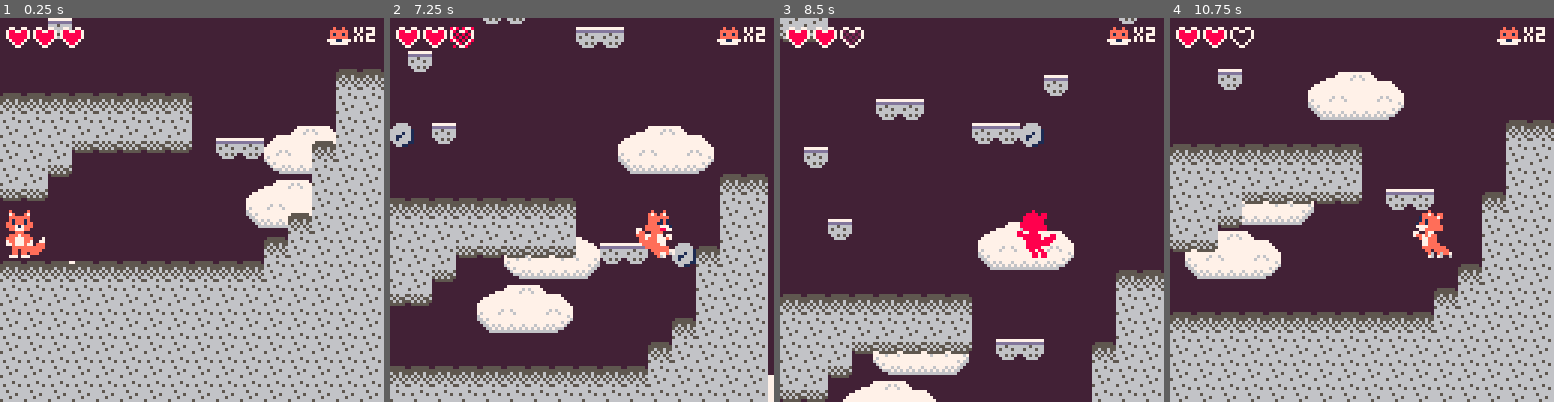
Above: before the commit, frames 1-4 (left to right).
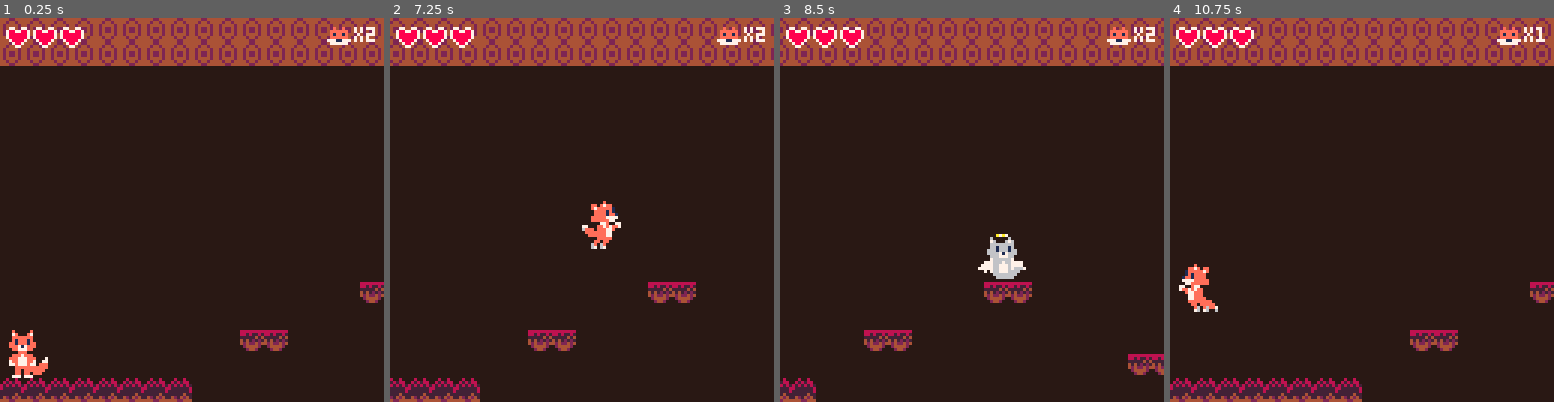
Above: after the commit, the same moments.

Repository: cervantvfr/tatras-pico-8
Game: PICO-8 cartridge tatras-pico-8.p8
Same seed, same stepped clock (60 frames per second), same inputs: the game is played once before the commit and once after it.
Inputs:
- Up to frame 1 (0.25 s): no input
- Up to frame 2 (7.25 s): tap X (X key) at 0.33, 1.07, 1.85, 2.97, 4.08, 5.2, 6.32 s; tap O (Z key) at 0.7, 1.7, 2.1, 2.5, 2.9, 3.3, 3.7, 4.1, 4.5, 4.9, 5.3, 5.7, 6.1, 6.5, 6.9 s; hold Right 1.6-2.1 s; hold Up 2.15-2.42 s; hold Right 2.47-3.03 s; hold Left 3.08-3.58 s; hold Down 3.63-3.97 s; hold Right 4.02-4.68 s; hold Up 4.73-5.03 s; hold Left 5.08-5.68 s; hold Down 5.73-6.03 s; hold Right 6.08-6.58 s; hold Right 6.63-7.13 s; hold Up from 7.18 s (still down)
- Up to frame 3 (8.5 s): tap O (Z key) at 7.3, 7.7, 8.1 s; tap X (X key) at 7.43 s; release Up at 7.45 s; hold Right 7.5-8.07 s; hold Left from 8.12 s (still down)
- Up to frame 4 (10.75 s): tap O (Z key) every 0.4 s from 8.5 to 10.5 s; tap X (X key) at 8.55, 9.67 s; release Left at 8.62 s; hold Down 8.67-9 s; hold Right 9.05-9.72 s; hold Up 9.77-10.07 s; hold Left 10.12-10.72 s

The runs differ from the first frame. In frame 1, 99% of the frame differs, in the area x 0-100%, y 0-100%; in frame 2, 99%; in frame 3, 99%; in frame 4, 99%.

Commit message:
Adjust level 2 position in map

Diff:
--- a/tatras-pico-8.p8
+++ b/tatras-pico-8.p8
@@ -288,9 +288,9 @@
 -- main
 function _init()
 	poke(0x5f00+92,255)
-	maplvl=split2d"0,128,0,896|320,448,0,896|0,512,896,1024"
-	spawns=split2d"24,104|0,424|895,448"
-	lvl=3
+	maplvl=split2d"0,128,0,896|192,320,0,896|0,512,896,1024"
+	spawns=split2d"24,104|0,296|895,448"
+	lvl=2
 	t=0
 	stocks=2
 	card=nil
@@ -1348,19 +1348,21 @@
 0000000000000000000000000000000000000000000000000000000000000000000000000000000000000000000000000000000000000000000000000000000000000000000000000000000000000000000000000000000000000000000000000000000000000000000000000000000000000000000000000000000000000000
 000000000000000000000000000000000000000000000000000000000000000000000000000000000000000000000000000000000000000000000000000000000000000000000000000000000000000000000000000000000000000000000000000000000000000000000000000000007d7d7d7d000000000000000000000000
 0000000000000000000000000000000000000000000000000000000000000000000000000000000000000000000000000000000000000000000000000000000000000000000000000000000000000000000000000000000000000000000000000000000000000000000000000000000000000000000000000000000000000000
-000000000000000000000000000000000000000000000000000000000000000000000000000000000000000000000000000000000000000000000000000000000000000000000000000000000000000000000000000000000000000000000000000000000000000000000000000000000000000000007d7d0000000000000000
-0000000000000000000000000000000000000000000000000000000000000000000000000000000000000000000000000000000000000000000000000000000000000000000000000000000000000000000000000000000000000000000000000000000000000000000000000000000000000000000000000000000000000000
-000000000000000000000000000000000000000000000000000000000000000000000000000000000000000000000000000000000000000000000000000000000000000000000000000000000000000000000000000000000000000000000000000000000000000000000000000000000000000000000000007d7d0000000000
-00000000000000000000000000000000000000000000000000000000000000000000000000000000000000000000000000000000000000000000000000000000000000000000000000000000000000000000000000000000000000000000000000000000000000000000000000000000000000000000000000000000007d7d00
-0000000000000000000000000000000000000000000000000000000000000000000000000000000000000000000000000000000000000000000000000000000000000000000000000000000000000000000000000000000000000000000000000000000000000000000000000000000000000000000000000000000000000000
-00000000000000000000000000000000000000000000000000000000000000000000000000000000000000000000000000000000000000000000000000000000000000000000000000000000000000000000000000000000000000000000000000000000000000000000000000000000000000000000000000007d7d00000000
-…(10 lines of a section not shown)…
+5f5f5f5f5f5f5f5f5f5f5f5f5f5f5f5f5f5f5f5f5f5f5f5f5f5f5f5f5f5f5f5f5f5f5f5f5f5f5f5f5f5f5f5f5f5f5f5f5f5f5f5f5f5f5f5f5f5f5f5f5f5f5f5f5f5f5f5f5f5f5f5f5f5f5f5f5f5f5f5f5f5f5f4f4f4f4f4f4f4f4f4f4f4f4f5f5f5f5f5f5f5f5f5f6f6f6f6f6f6f6f6f0000000000007d7d0000000000000000
+5f5f5f5f5f5f5f5f5f5f5f5f5f5f5f5f5f5f5f5f5f5f5f5f5f5f5f5f5f5f5f5f5f5f5f5f5f5f5f5f5f5f5f5f5f5f5f5f5f5f5f5f5f5f5f5f5f5f5f5f5f5f5f5f5f5f5f5f5f5f5f5f5f5f5f5f5f5f5f5f5f5f4f0000000000000000000000004f5f5f5f5f5f5f5f5f6f6f6f6f6f6f6f6f00000000000000000000000000000000
+000000000000000000000000000000000000000000000000000000000000000000000000000000000000000000000000000000000000005f5f5f5f5f5f5f5f5f5f5f5f5f5f5f5f5f5f5f5f5f5f5f5f5f5f4f00000000000000000000000000004f4f4f4f4f4f4f4f6f6f6f6f6f6f6f6f0000000000000000007d7d0000000000
+000000000000000000000000000000000000000000000000000000000000000000000000000000000000000000000000000000000000005f5f5f5f5f5f5f5f5f5f5f5f5f5f5f5f5f5f5f5f5f5f5f5f5f5f00000000000000000000000000000000000000000000006d6f6f6f6f6f6f6f000000000000000000000000007d7d00
+000000000000000000000000000000000000000000000000000000000000000000000000000000000000000000000000000000000000004f5f5f5f5f5f5f5f5f5f5f5f5f5f5f5f5f5f5f5f5f5f5f5f5f4f00000000004c0000000000000000000000000000000000006f6f6f6f6f6f6f00000000000000000000000000000000
+00000000000000000000000000000000000000000000000000000000000000000000000000000000000000000000000000000000000000004f5f5f5f5f5f5f5f5f5f5f5f5f5f5f5f4f4f4f5f5f5f5f5f000000000000000000000000000000000000000000000000006d6f6f6f6f6f6f000000000000000000007d7d00000000
+0000000000000000000000000000000000000000000000000000000000000000000000000000000000000000000000000000000000000000004f4f4f4f4f5f5f5f5f5f5f5f5f5f4f0000004f5f5f5f5f00000000004e4e4e4e4e4e4e4e000000000000000000000000006f6f6f6f6f6f00000000000000000000000000000000
+000000000000000000000000000000000000000000000000000000000000000000000000000000000000004c0000000000000000000000000000000000004f4f5f5f5f5f5f5f4f00000000004f4f4f4f00000000004f4f4f4f4f4f4f5f4e4e00000000000000000000006d6f6f6f6f6f00000000000000000000000000000000
+…(10 lines of a section not shown)…
Not shown, changed: 46 lines of the sprite sheet (__gfx__) section of tatras-pico-8.p8
